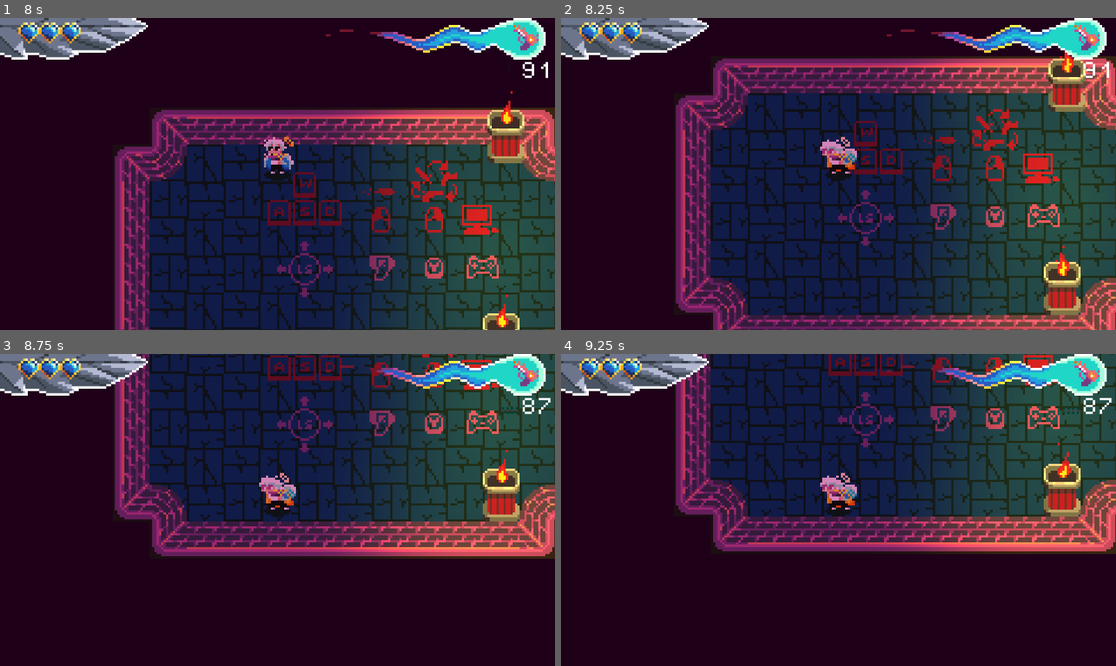
Above: before the commit, frames 1-4 (two rows, left to right).
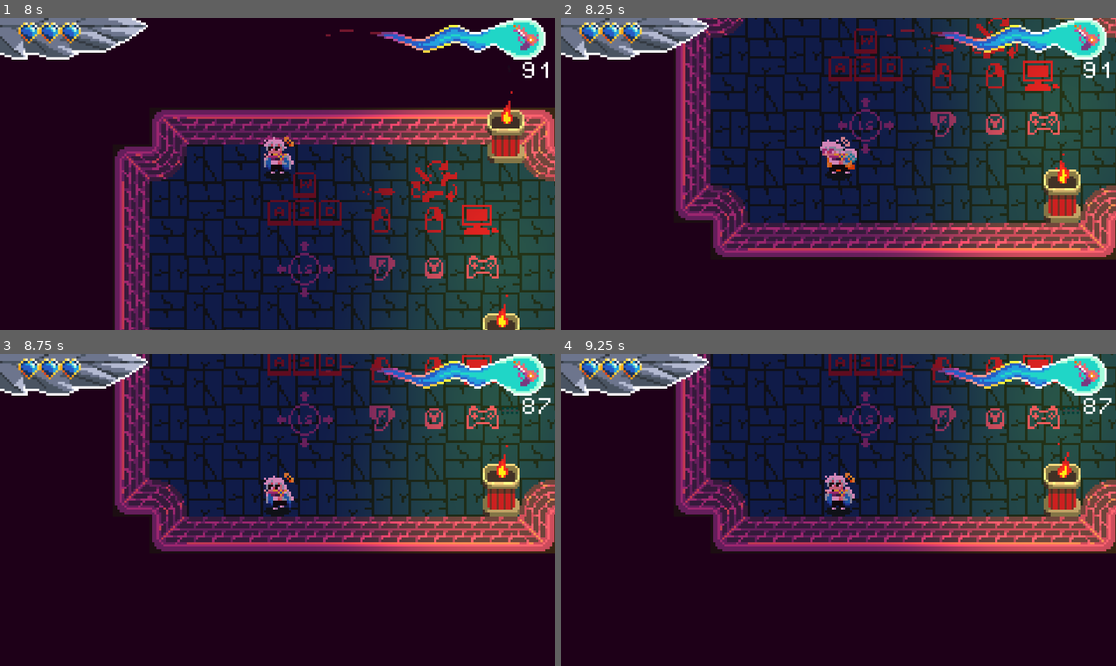
Above: after the commit, the same moments.

Repository: NielsOuvrard/TheShadowOfHeaven
Game: Godot game, scene res://Scenes/SplashScreen.tscn
Two runs of this game, one before a commit and one after it. Both use one fixed random seed, a clock stepped at 60 frames per second and the inputs below.
Inputs (mouse positions are in pixels of both pictures, inside the frame that each line leads up to):
- Up to frame 1 (8 s): tap Enter at 0.5, 2, 6.5 s; move the mouse to (399, 158) at 0.52 s; hold Right (move_right) 0.53-1.25 s; hold Shift (dash) 0.53-1.25 s; click (399, 158) at 0.8 s; tap Space at 1.25, 5 s; drag from (166, 189) to (249, 236) at 1.27 s; move the mouse to (333, 105) at 2.02 s; hold Right (move_right) 2.03-2.75 s; hold Q (change_weapon) 2.03-2.75 s; click (333, 105) at 2.3 s; drag from (249, 236) to (266, 142) at 2.77 s; move the mouse to (444, 220) at 3.52 s; hold Left (move_left) 3.53-4.25 s; hold F (interact) 3.53-4.25 s; click (444, 220) at 3.8 s; drag from (111, 127) to (527, 58) at 4.27 s; move the mouse to (305, 174) at 5.02 s; press the mouse at (305, 174) at 5.03 s; hold Down (move_down) 5.03-5.75 s; release the mouse at (305, 174) at 5.75 s; drag from (194, 96) to (527, 58) at 5.77 s; move the mouse to (399, 158) at 6.52 s; press the mouse at (399, 158) at 6.53 s; hold Up (move_up) 6.53-7.25 s; release the mouse at (399, 158) at 7.25 s; drag from (166, 189) to (249, 236) at 7.27 s
- Up to frame 2 (8.25 s): move the mouse to (894, 105) at 8.02 s; hold Down (move_down) from 8.03 s (still down); hold Shift (dash) from 8.03 s (still down)
- Up to frame 3 (8.75 s): keep holding Down (move_down); keep holding Shift (dash); click (333, 441) at 8.3 s
- Up to frame 4 (9.25 s): release Down (move_down) at 8.75 s; release Shift (dash) at 8.75 s; drag from (810, 572) to (827, 478) at 8.77 s

Frame 1 is identical in both runs. In frame 2, 53% of the frame differs, in the area x 20-100%, y 0-100%; in frame 3, 21%; in frame 4, 1.3%.

Commit message:
Dash

Diff:
--- a/Scenes/player.tscn
+++ b/Scenes/player.tscn
@@ -283,6 +283,9 @@
 [node name="ReloadCooldown" type="Timer" parent="."]
 one_shot = true
 
+[node name="DashCooldown" type="Timer" parent="."]
+one_shot = true
+
 [node name="ShotCooldown" type="Timer" parent="."]
 one_shot = true
 
--- a/Scripts/player.gd
+++ b/Scripts/player.gd
@@ -28,12 +28,15 @@
 
 @onready var reload_cooldown: Timer = $ReloadCooldown
 @onready var shoot_cooldown: Timer = $ShotCooldown
+@onready var dash_cooldown: Timer = $DashCooldown
 
 @export var SPEED := 16.0 * 7
 @export var ACCELERATION := 0.9
 @export var current_weapon := Data.Weapons.SWORD
 @export var debug := false
 @export var push_force = 80.0
+
+const DASH_STRENGTH = 80.0
 
 var look_direction := Vector2.ZERO
 var last_look_direction_mouse := Vector2.ZERO
@@ -267,10 +270,11 @@
 		if Input.is_action_pressed('shoot'):
 			shoot()
 
-		if Input.is_action_pressed('dash'):
+		if Input.is_action_just_pressed('dash') and dash_cooldown.is_stopped():
 			shoot_cooldown.wait_time = 0.2 # TODO dash cooldown
 			animation_handler.add_animation(Data.Animations.DASH)
-			# TODO
+			position = position.lerp(position + velocity.normalized() * DASH_STRENGTH, 0.5)
+			dash_cooldown.start()
 
 	# * Animation
 	animation_handler.actualize_animation()
